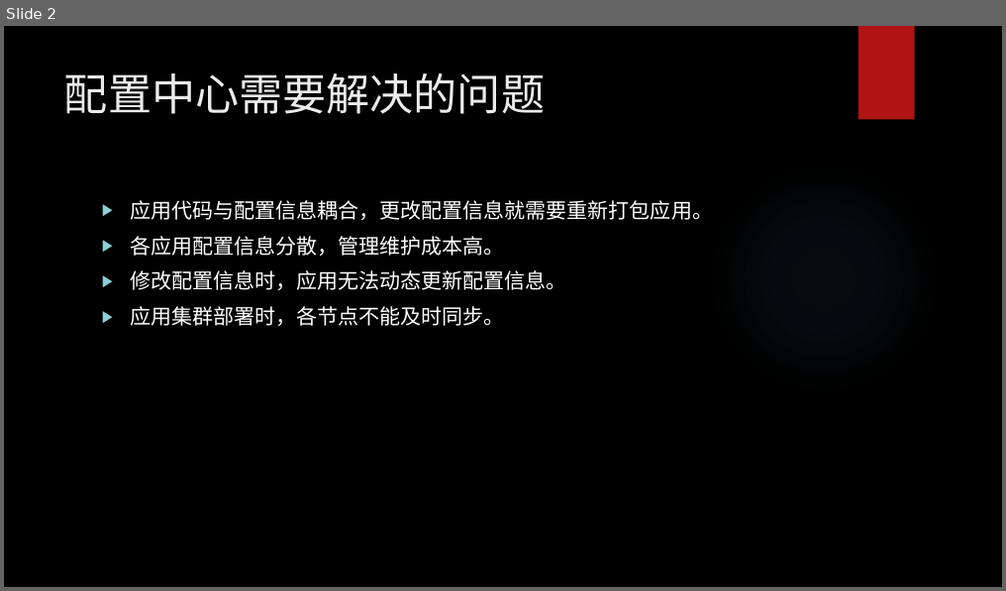
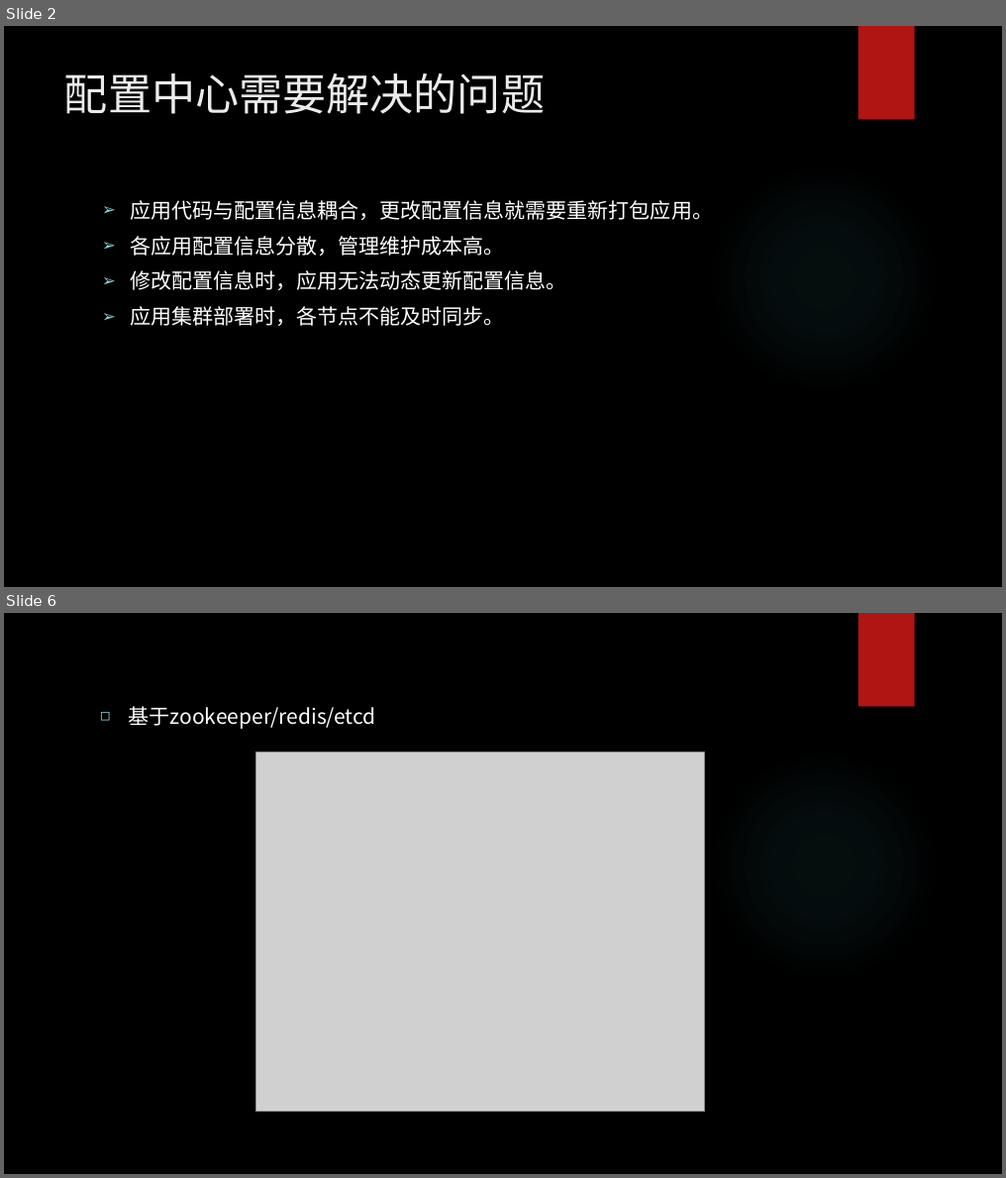
Before and after one commit to llggttd/sources, a slide deck: conf/分布式配置中心.pptx. Shown one above the other, each under a label of ours: slide 2 before the commit, slides 2 and 6 after it; the slides between them are not shown. The pictures are 1006x591 and 1006x1178 pixels, drawn with LibreOffice and Linux fonts; fonts in the diff are those of the drawing; grey boxes stand for pictures; background and template pictures are left out. Boxes give left, top, right and bottom in pixels: in the first picture for what was removed or moved away, otherwise in the second. Text is boxed around its words. In the diff, an @@ line names an element or a change of style, - is before the commit and + after.

```diff
--- a/conf/分布式配置中心.pptx
+++ b/conf/分布式配置中心.pptx
@@ slide 6 added at (4,613,1002,1174), background picture (left out); not listed: 2 template elements that a slide beside it also shows @@
@@ text added at (129,706,376,729), 20 pt, text #FFFFFF @@
+◻ 基于zookeeper/redis/etcd
@@ picture added at (255,753,705,1111) @@
@@ slide 2 changed as well @@
@@ text "应用代码与配置信息耦合，更改配置信息就需要重新打包应用。" at (130,200,713,326): font TeX Gyre Adventor to Noto Sans CJK SC; bullet ▶ to ➢ @@
```
Also in this commit, not shown: 1 other slide changed, 12 other slides added, 6 other files.
